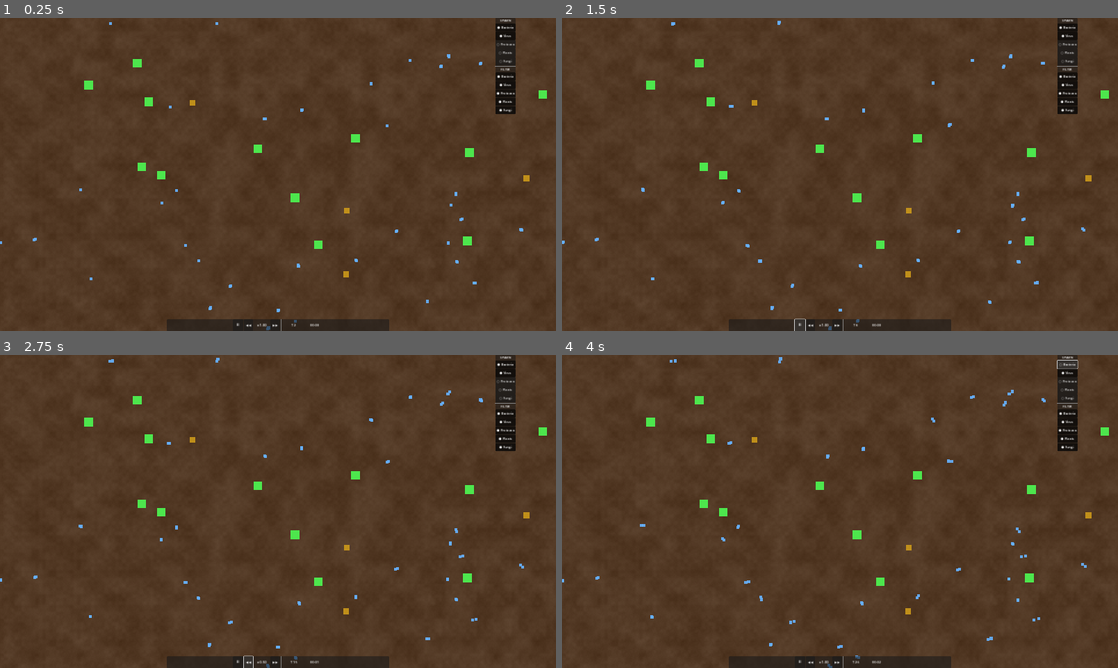
Above: before the commit, frames 1-4 (two rows, left to right).
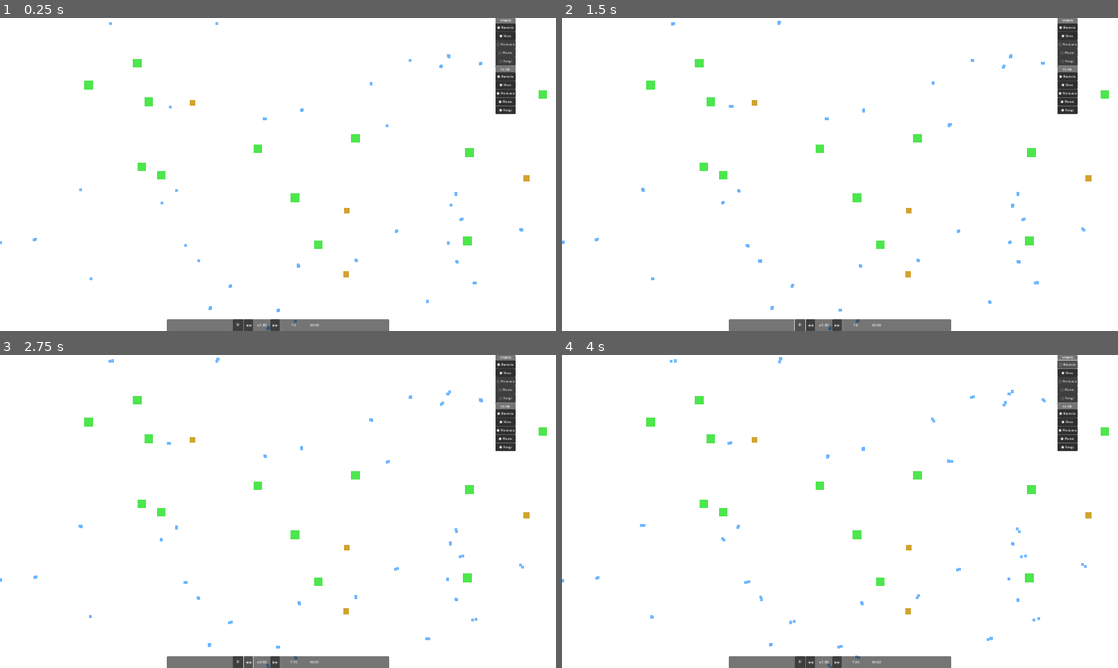
Above: after the commit, the same moments.

Repository: trinityUwU/Primordia
Game: Godot game, scene res://scenes/World.tscn
The game is run twice, just before and just after one commit, with the same random seed, the same clock (stepped at 60 frames per second) and the same inputs.
Inputs:
- Up to frame 1 (0.25 s): no input
- Up to frame 2 (1.5 s): click "⏸" at 0.5 s; click "▶" at 1.25 s
- Up to frame 3 (2.75 s): click "◀◀" at 2 s
- Up to frame 4 (4 s): click "▶▶" at 2.75 s; click "● Bacteria" at 3.5 s

The runs differ from the first frame. In frame 1, 99% of the frame differs, in the area x 0-100%, y 0-100%; in frame 2, 99%; in frame 3, 99%; in frame 4, 99%.

Commit message:
fix: BiomeRenderer — texture biome (1px=1chunk) + shader world-space, remplace MultiMesh custom_data instable
Co-Authored-By: Claude Sonnet 4.6 (1M context) <noreply@anthropic.com>

Diff:
--- a/scripts/autoloads/WorldGrid.gd
+++ b/scripts/autoloads/WorldGrid.gd
@@ -1,4 +1,6 @@
 extends Node
+
+signal biome_changed(chunk_coord: Vector2i)
 
 const CHUNK_SIZE: int = 32
 const CELL_SIZE: float = 8.0
@@ -122,6 +124,7 @@
 	for key in FIELD_KEYS:
 		chunk["fields"][key].fill(defaults[key])
 		chunk["_buf"][key].fill(0.0)
+	biome_changed.emit(chunk_coord)
 
 
 func get_chunk_biome(chunk_coord: Vector2i) -> int:
--- a/scripts/rendering/BiomeRenderer.gd
+++ b/scripts/rendering/BiomeRenderer.gd
@@ -1,72 +1,67 @@
 extends Node2D
 
 const CHUNK_PX: float = WorldGrid.CHUNK_WORLD_SIZE
+const TEX_SIZE: int = 128
 
-var _multimesh: MultiMesh
-var _mmi: MultiMeshInstance2D
-var _allocated_chunks: int = 0
+var _image: Image
+var _texture: ImageTexture
+var _mat: ShaderMaterial
+var _tex_origin: Vector2i = Vector2i.ZERO
+var _dirty: bool = true
 
 
 func _ready() -> void:
-	_multimesh = MultiMesh.new()
-	_multimesh.transform_format = MultiMesh.TRANSFORM_2D
-	_multimesh.use_custom_data = true
-	_multimesh.instance_count = 0
-
-	var quad := QuadMesh.new()
-	quad.size = Vector2(CHUNK_PX, CHUNK_PX)
-	_multimesh.mesh = quad
-
-	_mmi = MultiMeshInstance2D.new()
-	_mmi.multimesh = _multimesh
+	_image = Image.create(TEX_SIZE, TEX_SIZE, false, Image.FORMAT_R8)
+	_image.fill(Color(float(WorldGrid.BIOME_EARTH) / 4.0, 0, 0))
+	_texture = ImageTexture.create_from_image(_image)
 
 	var shader: Shader = load("res://shaders/biome.gdshader")
-	if shader:
-		var mat := ShaderMaterial.new()
-		mat.shader = shader
-		_mmi.material = mat
+	_mat = ShaderMaterial.new()
+	_mat.shader = shader
+	material = _mat
 
-	add_child(_mmi)
+	WorldGrid.biome_changed.connect(func(_c): _dirty = true)
 
 
 func _process(_delta: float) -> void:
-	_update_chunks()
-
-
-func _update_chunks() -> void:
 	var camera: Camera2D = get_viewport().get_camera_2d()
 	if camera == null:
 		return
 	var vp_size: Vector2 = get_viewport().get_visible_rect().size
+	var half_world: Vector2 = vp_size * 0.5 / camera.zoom
+	var cam_pos: Vector2 = camera.global_position
+	var min_chunk: Vector2i = WorldGrid.world_to_chunk(cam_pos - half_world - Vector2(CHUNK_PX * 2, CHUNK_PX * 2))
+
+	if _dirty or min_chunk != _tex_origin:
+		_dirty = false
+		_tex_origin = min_chunk
+		_rebuild_texture()
+
+	_mat.set_shader_parameter("chunk_px", CHUNK_PX)
+	_mat.set_shader_parameter("cam_pos", cam_pos)
+	_mat.set_shader_parameter("zoom", camera.zoom.x)
+	_mat.set_shader_parameter("vp_size", vp_size)
+	_mat.set_shader_parameter("tex_size", float(TEX_SIZE))
+	_mat.set_shader_parameter("tex_origin", Vector2(float(_tex_origin.x), float(_tex_origin.y)))
+	_mat.set_shader_parameter("biome_tex", _texture)
+	queue_redraw()
+
+
+func _draw() -> void:
+	var vp_size: Vector2 = get_viewport().get_visible_rect().size
+	var camera: Camera2D = get_viewport().get_camera_2d()
+	if camera == null:
+		return
+	# Draw a screen-space rect in world coords (inverse of camera transform)
 	var half: Vector2 = vp_size * 0.5 / camera.zoom
 	var cam_pos: Vector2 = camera.global_position
-	var min_chunk: Vector2i = WorldGrid.world_to_chunk(cam_pos - half - Vector2(CHUNK_PX, CHUNK_PX))
-	var max_chunk: Vector2i = WorldGrid.world_to_chunk(cam_pos + half + Vector2(CHUNK_PX, CHUNK_PX))
+	draw_rect(Rect2(cam_pos - half, half * 2.0), Color.WHITE)
 
-	var needed: int = (max_chunk.x - min_chunk.x + 1) * (max_chunk.y - min_chunk.y + 1)
-	if needed > _allocated_chunks:
-		_allocated_chunks = needed + 32
-		_multimesh.instance_count = _allocated_chunks
 
-	var slot: int = 0
-	for cy in range(min_chunk.y, max_chunk.y + 1):
-		for cx in range(min_chunk.x, max_chunk.x + 1):
-			var coord: Vector2i = Vector2i(cx, cy)
+func _rebuild_texture() -> void:
+	for py in TEX_SIZE:
+		for px in TEX_SIZE:
+			var coord: Vector2i = Vector2i(_tex_origin.x + px, _tex_origin.y + py)
 			var biome: int = WorldGrid.get_chunk_biome(coord)
-			var north: int = WorldGrid.get_chunk_biome(Vector2i(cx, cy - 1))
-			var east: int  = WorldGrid.get_chunk_biome(Vector2i(cx + 1, cy))
-			var south: int = WorldGrid.get_chunk_biome(Vector2i(cx, cy + 1))
-			var west: int  = WorldGrid.get_chunk_biome(Vector2i(cx - 1, cy))
-			var center: Vector2 = Vector2(cx, cy) * CHUNK_PX + Vector2(CHUNK_PX * 0.5, CHUNK_PX * 0.5)
-			_multimesh.set_instance_transform_2d(slot, Transform2D(0.0, Vector2.ONE, 0.0, center))
-			# Only blend north and east edges — each border is covered exactly once.
-			# Normalize /4 so Color 8-bit precision is sufficient (steps of 0.25, no ambiguity).
-			_multimesh.set_instance_custom_data(slot, Color(
-				float(biome) / 4.0,
-				float(north) / 4.0,
-				float(east)  / 4.0,
-				0.0
-			))
-			slot += 1
-
-	_multimesh.visible_instance_count = slot
+			_image.set_pixel(px, py, Color(float(biome) / 4.0, 0, 0, 1))
+	_texture.update(_image)
--- a/shaders/biome.gdshader
+++ b/shaders/biome.gdshader
@@ -1,16 +1,12 @@
 shader_type canvas_item;
 
-varying flat float v_biome;
-varying flat float v_north;
-varying flat float v_east;
-varying vec2 v_world_pos;
-
-void vertex() {
-	v_biome     = INSTANCE_CUSTOM.r;
-	v_north     = INSTANCE_CUSTOM.g;
-	v_east      = INSTANCE_CUSTOM.b;
-	v_world_pos = (MODEL_MATRIX * vec4(VERTEX, 0.0, 1.0)).xy;
-}
+uniform sampler2D biome_tex : filter_nearest, repeat_edge;
+uniform float chunk_px;
+uniform vec2  cam_pos;
+uniform float zoom;
+uniform vec2  vp_size;
+uniform float tex_size;
+uniform vec2  tex_origin;  // chunk coord that maps to pixel (0,0)
 
 float hash(vec2 p) {
 	p = fract(p * vec2(127.1, 311.7));
@@ -29,7 +25,8 @@
 	);
 }
 
-vec3 biome_color(int b) {
+vec3 biome_color(float b_norm) {
+	int b = int(round(b_norm * 4.0));
 	if (b == 0) return vec3(0.08, 0.18, 0.38); // WATER
 	if (b == 1) return vec3(0.32, 0.22, 0.14); // EARTH
 	if (b == 2) return vec3(0.22, 0.42, 0.18); // GRASS
@@ -38,31 +35,55 @@
 }
 
 void fragment() {
-	int biome = int(round(v_biome * 4.0));
-	int north  = int(round(v_north * 4.0));
-	int east   = int(round(v_east  * 4.0));
+	// Reconstruct world position from screen UV
+	vec2 screen_pos = UV * vp_size;
+	vec2 world_pos = cam_pos + (screen_pos - vp_size * 0.5) / zoom;
 
-	vec2 wp = v_world_pos;
-	float n1 = noise(wp / 48.0) * 0.06;
-	float n2 = noise(wp / 12.0) * 0.03;
-	float n3 = noise(wp / 4.0)  * 0.015;
+	// Chunk coordinate (float, continuous)
+	vec2 chunk_f = world_pos / chunk_px;
+
+	// Texture UV: map chunk coord to texture pixel
+	vec2 tex_uv = (chunk_f - tex_origin) / tex_size;
+
+	// Position within the chunk (0-1)
+	vec2 local = fract(chunk_f);
+	// Fix: fract can be negative for negative coords
+	local = mod(chunk_f, 1.0);
+	if (local.x < 0.0) local.x += 1.0;
+	if (local.y < 0.0) local.y += 1.0;
+
+	// Sample own biome and 4 neighbours
+	vec2 step_uv = vec2(1.0 / tex_size);
+	float b_self  = texture(biome_tex, tex_uv).r;
+	float b_north = texture(biome_tex, tex_uv + vec2(0.0, -step_uv.y)).r;
+	float b_south = texture(biome_tex, tex_uv + vec2(0.0,  step_uv.y)).r;
+	float b_west  = texture(biome_tex, tex_uv + vec2(-step_uv.x, 0.0)).r;
+	float b_east  = texture(biome_tex, tex_uv + vec2( step_uv.x, 0.0)).r;
+
+	// World-space noise for variation + organic edge displacement
+	float n1 = noise(world_pos / 48.0) * 0.06;
+	float n2 = noise(world_pos / 12.0) * 0.03;
+	float n3 = noise(world_pos / 4.0)  * 0.015;
 	float nv = n1 + n2 + n3 - 0.05;
 
-	vec3 col = clamp(biome_color(biome) + nv, 0.0, 1.0);
+	float disp = noise(world_pos / 22.0) * 0.09 - 0.045;
+	const float BW = 0.15;
 
-	// Organic displacement along edges
-	float disp = noise(wp / 22.0) * 0.09 - 0.045;
-	const float BW = 0.15; // blend width in UV space
+	vec3 col = clamp(biome_color(b_self) + nv, 0.0, 1.0);
 
-	// North edge blend (top of this chunk → matches south edge of northern neighbour)
-	float t_n = clamp((BW - UV.y + disp) / BW, 0.0, 1.0);
-	if (north != biome && t_n > 0.0)
-		col = mix(col, clamp(biome_color(north) + nv, 0.0, 1.0), t_n);
+	float t_n = clamp((BW - local.y + disp) / BW, 0.0, 1.0);
+	float t_s = clamp((local.y - (1.0 - BW) + disp) / BW, 0.0, 1.0);
+	float t_w = clamp((BW - local.x + disp) / BW, 0.0, 1.0);
+	float t_e = clamp((local.x - (1.0 - BW) + disp) / BW, 0.0, 1.0);
 
-	// East edge blend (right side → matches west edge of eastern neighbour)
-	float t_e = clamp((UV.x - (1.0 - BW) + disp) / BW, 0.0, 1.0);
-	if (east != biome && t_e > 0.0)
-		col = mix(col, clamp(biome_color(east) + nv, 0.0, 1.0), t_e);
+	if (abs(b_north - b_self) > 0.01 && t_n > 0.0)
+		col = mix(col, clamp(biome_color(b_north) + nv, 0.0, 1.0), t_n);
+	if (abs(b_south - b_self) > 0.01 && t_s > 0.0)
+		col = mix(col, clamp(biome_color(b_south) + nv, 0.0, 1.0), t_s);
+	if (abs(b_west - b_self) > 0.01 && t_w > 0.0)
+		col = mix(col, clamp(biome_color(b_west) + nv, 0.0, 1.0), t_w);
+	if (abs(b_east - b_self) > 0.01 && t_e > 0.0)
+		col = mix(col, clamp(biome_color(b_east) + nv, 0.0, 1.0), t_e);
 
 	COLOR = vec4(col, 1.0);
 }
